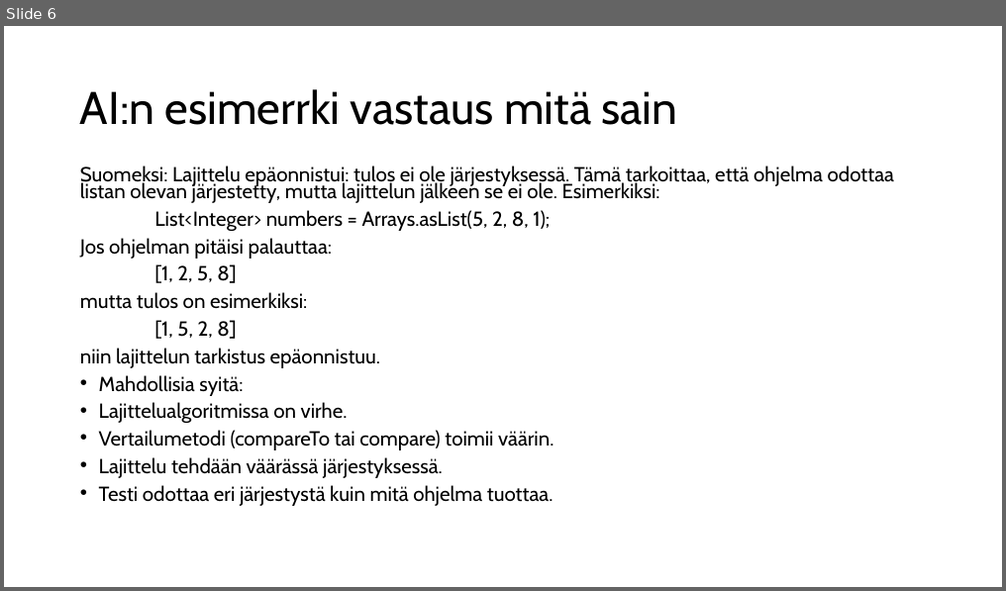
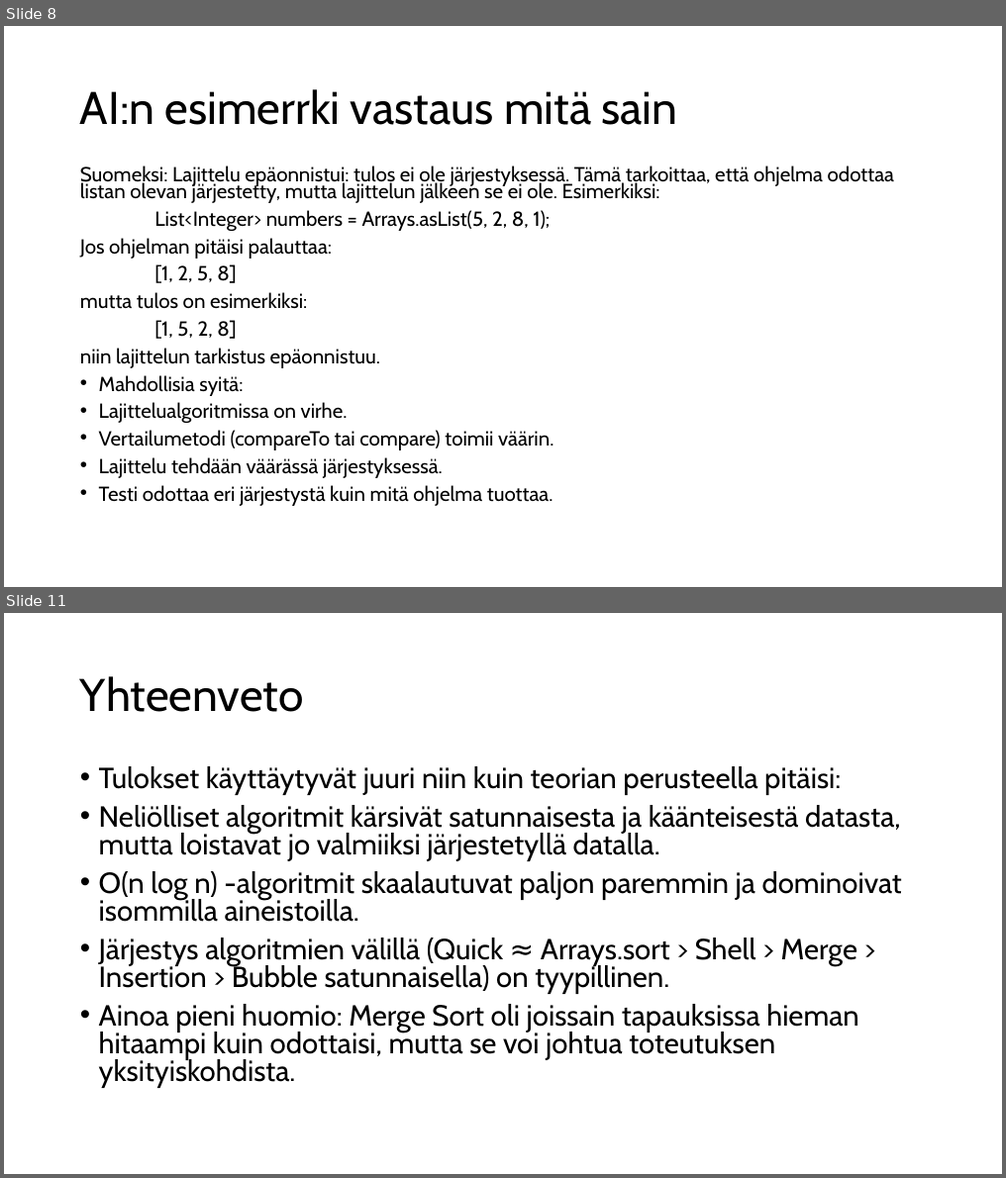
Before and after one commit to KenTee05/Tietoliikenene_sortTest_tyo, a slide deck: Sort test raportti.pptx. Shown one above the other, each under a label of ours: slide 6 before the commit, slides 8 and 11 after it; the slides between them are not shown. The pictures are 1006x591 and 1006x1178 pixels, drawn with LibreOffice and Linux fonts; fonts in the diff are those of the drawing. Boxes give left, top, right and bottom in pixels: in the first picture for what was removed or moved away, otherwise in the second. Text is boxed around its words. In the diff, an @@ line names an element or a change of style, - is before the commit and + after.

```diff
--- a/Sort test raportti.pptx
+++ b/Sort test raportti.pptx
@@ slide 11 added at [4, 613, 1002, 1174], background #FFFFFF @@
@@ title added at [80, 676, 304, 712], 44 pt, text #000000 @@
+Yhteenveto
@@ text added at [99, 766, 902, 1088], 28 pt, text #000000 @@
+• Tulokset käyttäytyvät juuri niin kuin teorian perusteella pitäisi:
+• Neliölliset algoritmit kärsivät satunnaisesta ja käänteisestä datasta, mutta loistavat jo valmiiksi järjestetyllä datalla.
+• O(n log n) -algoritmit skaalautuvat paljon paremmin ja dominoivat isommilla aineistoilla.
+• Järjestys algoritmien välillä (Quick ≈ Arrays.sort > Shell > Merge > Insertion > Bubble satunnaisella) on tyypillinen.
+• Ainoa pieni huomio: Merge Sort oli joissain tapauksissa hieman hitaampi kuin odottaisi, mutta se voi johtua toteutuksen yksityiskohdista.
@@ what was slide 6 is now slide 8 @@
```
Also in this commit, not shown: 3 slides changed, 4 other slides added.
